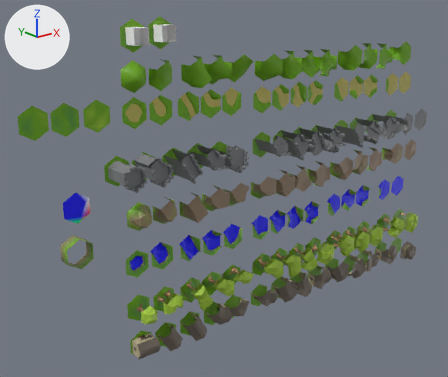
A saved change to the glTF model public/assets/models/Hex.glb.
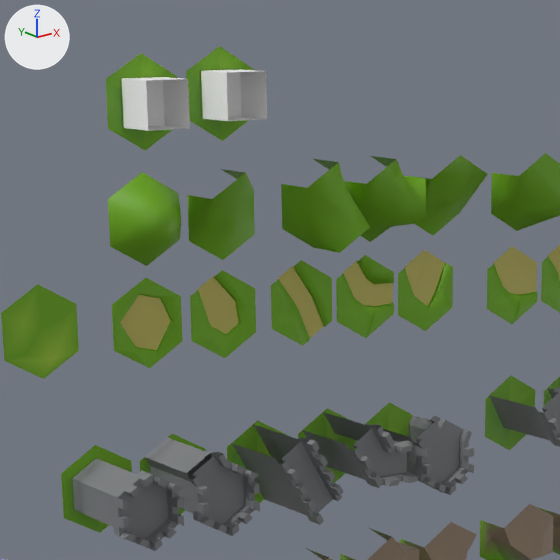
The first picture shows the older version from a 50 mm camera at (-28.5, -33.7, 9.5) aimed at (-0.7, 1.1, -4.4). The close-ups show both versions on the part from 18% to 62% of the width and 0% to 52% of the height of that picture; other places that the commit changed are outside them. The axes (+X, +Y, +Z) are drawn at upper left. The lights are the same throughout. Vertices at the same position are counted once.

Script lines for the objects in view, before the commit:
```python
ob_grass_ev = bpy.data.objects.new('Grass_EV', me_circle_117)
ob_grass_ev.location = (-6.87, 0.0, 4.61)
ob_grass_p1v = bpy.data.objects.new('Grass_P1V', me_circle_118)
ob_grass_p1v.location = (-4.59, -0.3, 4.72)
ob_grass_p2v = bpy.data.objects.new('Grass_P2V', me_circle_119)
ob_grass_p2v.location = (-2.72, 0.0, 4.65)
ob_int_e = bpy.data.objects.new('Int_E', me_circle_113)
ob_int_e.location = (-6.79, 0.0, 7.2)
ob_int_n = bpy.data.objects.new('Int_N', me_circle_114)
ob_int_n.location = (-8.74, 0.0, 7.1)
ob_wall_p3 = bpy.data.objects.new('Wall_P3', me_circle_087)
ob_wall_p3.location = (-2.17, 0.0, -1.3)
# me_circle_117
# before: 0 (-0.87, -0.25, 0.5) at pixel (187, 194), 2 (-0.87, -0.25, -0.5) at pixel (188, 241), 6 (-0.87, -0.75, 0.0) at pixel (200, 220), 14 (-0.87, -1.25, 0.5) at pixel (212, 198)
# before: 1 (0.0, -0.25, 1.0) at pixel (220, 168), 5 (0.87, -0.25, 0.5) at pixel (253, 189), 10 (0.43, -0.75, 0.75) at pixel (249, 181), 16 (0.0, -1.25, 1.0) at pixel (245, 172)
# also in view: 'Mount_P3' at (-1.0, -0.8, -4.4); 'Grass_T1' at (1.8, -0.3, 2.2); 'Wall_E' at (-8.3, -1.4, -1.1); 'Grass_T1V' at (1.9, -0.8, 4.5); 'Grass_P2' at (-2.9, -0.3, 2.4)
```
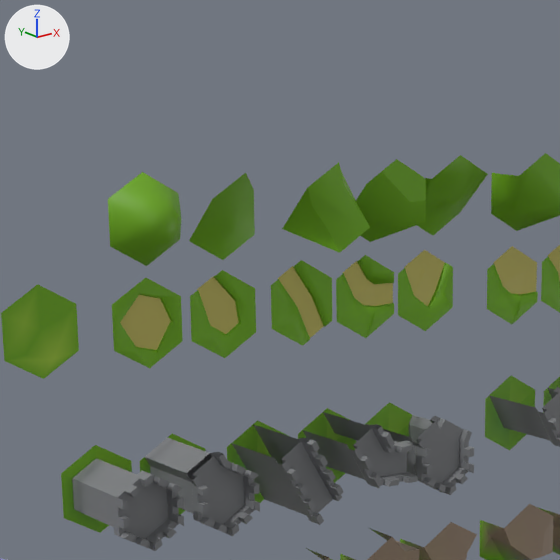
Boxes (x1, y1, x2, y2) around the edits, measured in the close-ups (560 x 560 px; the box of a moved part takes in the faces that stretch with it):
'Int_N', deleted
    before: (106, 53, 190, 150)
'Int_E', deleted
    before: (186, 46, 267, 141)
'Grass_P1V', reshaped
    before: (281, 159, 370, 253)
    after: (282, 162, 370, 253)
'Grass_P2V', reshaped
    before: (345, 156, 426, 242)
    after: (356, 159, 426, 242)
'Grass_EV', reshaped
    before: (187, 169, 255, 260)
    after: (189, 173, 255, 260)
part 1 of me_circle_117, deleted (green)
    before: (187, 195, 212, 240)
part 2 of me_circle_117, deleted
    before: (221, 169, 245, 179)
part 3 of me_circle_118, moved or reshaped
    before: (281, 184, 340, 253)
    after: (282, 188, 340, 253)
part 4 of me_circle_118, moved or reshaped
    before: (313, 159, 366, 220)
    after: (340, 168, 368, 223)
part 5 of me_circle_119, cut back
    before: (345, 156, 425, 242)
    after: (356, 159, 425, 242)

Edits to the bpy script that builds the scene:
```text
Change me_circle_117:
    used by ob_grass_ev; location = (-6.87, 0.0, 4.61)
    verts and faces of me_circle_117; kept vertices keep their numbers, new ones are numbered from 19
    remove me_circle_117.from_pydata(...)  # 19 vertices, 27 faces; spans x -0.87..0.87, y -1.25..-0.25, z -1.0..1.0
    remove me_circle_117.materials.append(mat_defaultmaterial_091)
    add me_circle_117.from_pydata(...)  # 17 vertices, 23 faces; spans x -0.87..0.87, y -1.25..-0.25, z -1.0..1.0
    me_circle_117 part 1
    add delete_vertices([0])  # with the faces that use them
    me_circle_117 part 2
    add delete_vertices([1])  # with the faces that use them
    add me_circle_117.materials.append(mat_defaultmaterial_089)
Change me_circle_118:
    used by ob_grass_p1v; location = (-4.59, -0.3, 4.72)
    remove me_circle_118.from_pydata(...)  # 21 vertices, 28 faces; spans x -0.87..0.87, y -1.25..-0.25, z -1.0..1.0
    remove me_circle_118.materials.append(mat_defaultmaterial_092)
    add me_circle_118.from_pydata(...)  # 17 vertices, 20 faces; spans x -0.87..0.87, y -1.25..-0.25, z -1.0..1.0
    me_circle_118 part 3: 4 vertices removed from x -0.87..0.0, y -0.74..-0.25, z -1.0..0.5; 2 vertices added at x -0.87..-0.43, y -0.75, z -0.75..0.0
    me_circle_118 part 4: 4 vertices removed from x 0.0..0.87, y -0.67..-0.25, z -0.5..1.0; 2 vertices added at x 0.43..0.87, y -0.75, z 0.0..0.75
    add me_circle_118.materials.append(mat_defaultmaterial_090)
Change me_circle_119:
    used by ob_grass_p2v; location = (-2.72, 0.0, 4.65)
    remove me_circle_119.from_pydata(...)  # 21 vertices, 28 faces; spans x -0.87..0.87, y -1.25..-0.25, z -1.0..1.0
    remove me_circle_119.materials.append(mat_defaultmaterial_093)
    add me_circle_119.from_pydata(...)  # 16 vertices, 20 faces; spans x -0.87..0.87, y -1.25..-0.25, z -1.0..1.0
    me_circle_119 part 5
    8 vertices are removed from x -0.87..0.87, y -0.92..-0.25, z -0.62..1.0
    19 faces are deleted
    3 vertices are added at (-0.87, -0.75, 0.0), (0.43, -0.75, -0.75), (0.48, -1.25, 0.53)
    11 new faces join them
    add me_circle_119.materials.append(mat_defaultmaterial_091)
Remove ob_int_e:
    ob_int_e = bpy.data.objects.new('Int_E', me_circle_113)
    ob_int_e.location = (-6.79, 0.0, 7.2)
Remove ob_int_n:
    ob_int_n = bpy.data.objects.new('Int_N', me_circle_114)
    ob_int_n.location = (-8.74, 0.0, 7.1)
```
